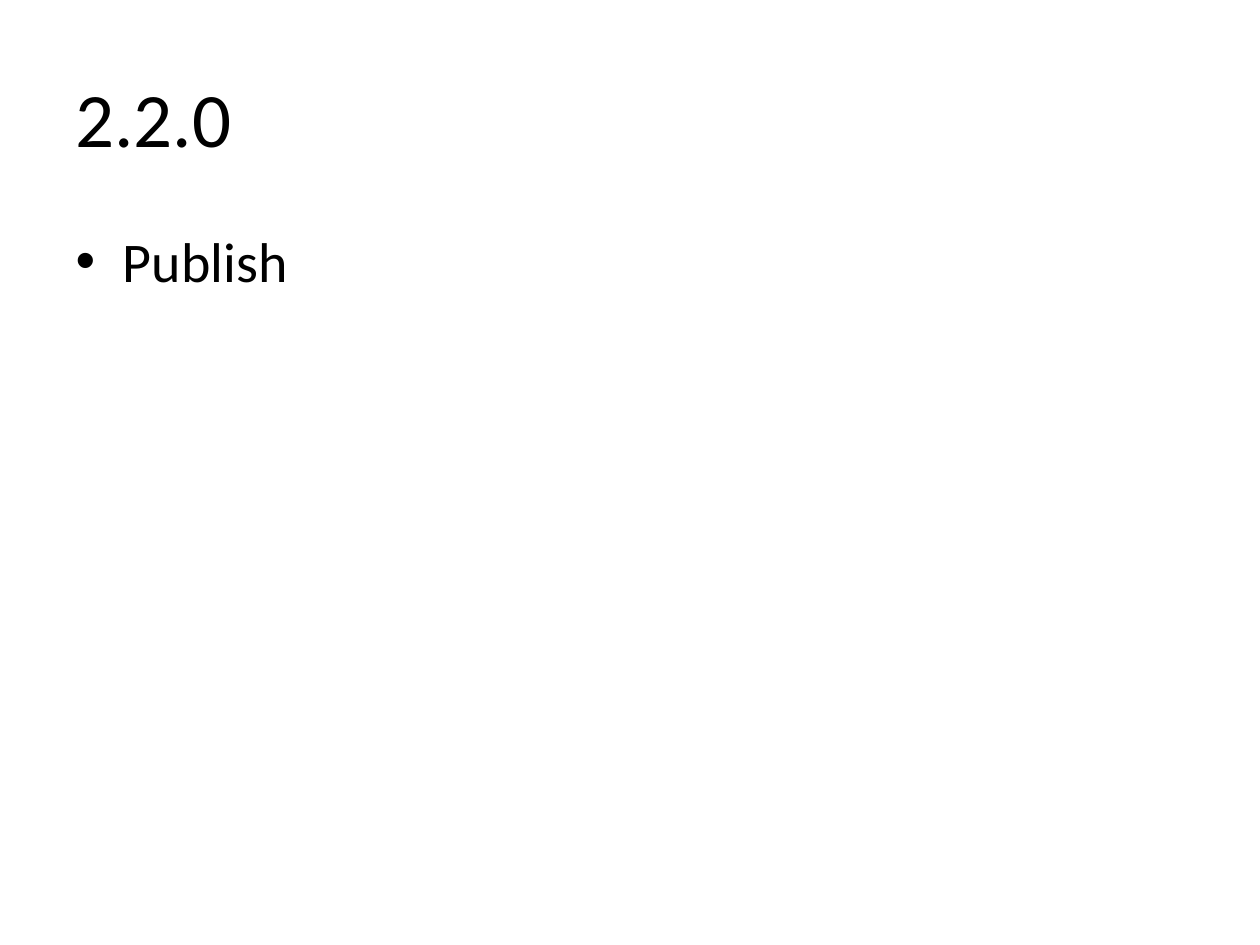
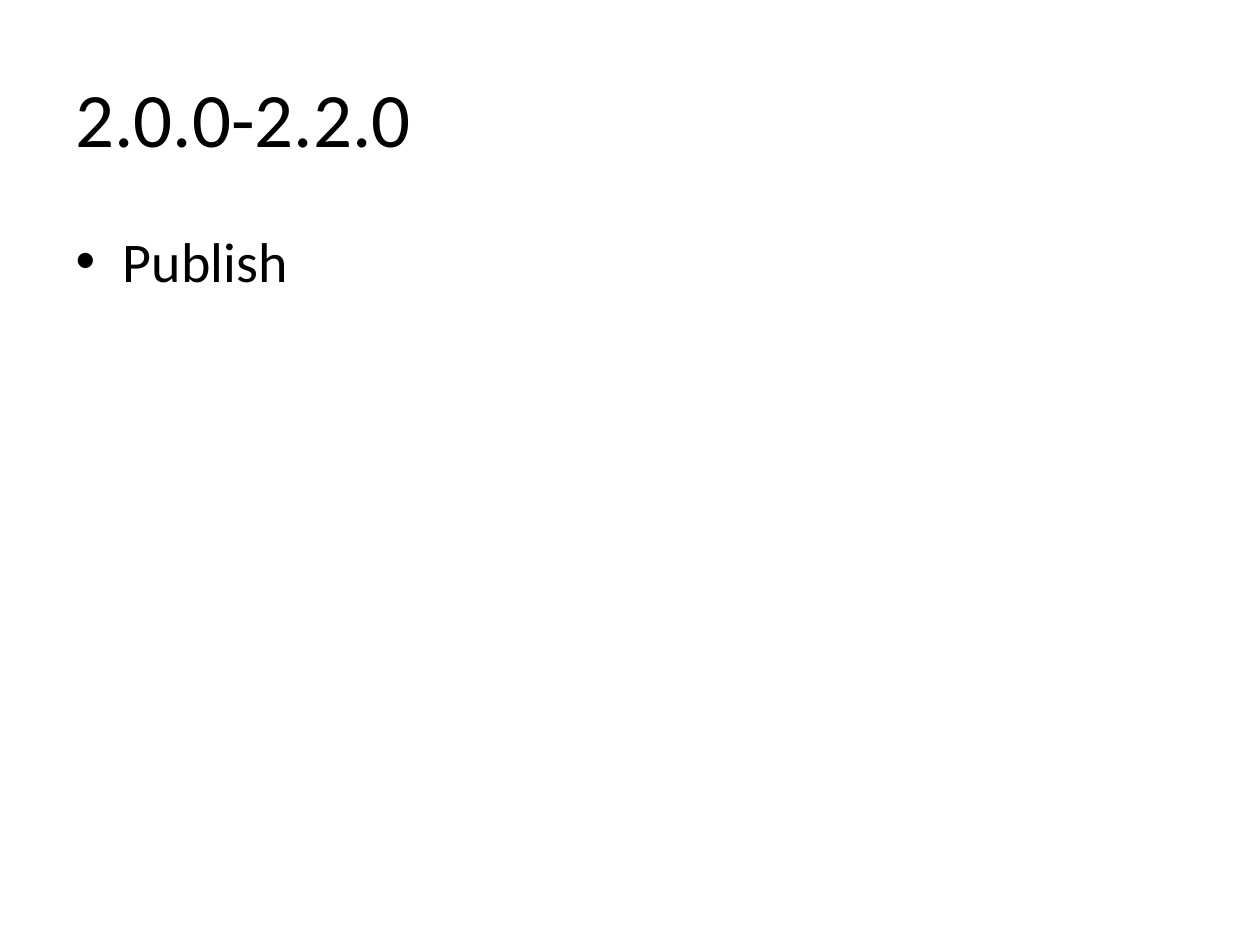
Before and after one commit to yankay/mobile-metrics, a slide deck: slide 15 of doc/mobile-metrics-proposal.pptx (slide 12 before the commit). Drawn at 1260x945 pixels with LibreOffice and Linux fonts; fonts in the diff are those of the drawing. Boxes give left, top, right and bottom in pixels: in the first picture for what was removed or moved away, otherwise in the second. Text is boxed around its words. In the diff, an @@ line names an element or a change of style, - is before the commit and + after.

```diff
--- a/doc/mobile-metrics-proposal.pptx
+++ b/doc/mobile-metrics-proposal.pptx
@@ title at <box>76,97,411,148</box>: text changed @@
-2.2.0
+2.0.0-2.2.0
```
Also in this commit, not shown: 3 other slides changed, 3 slides added.
